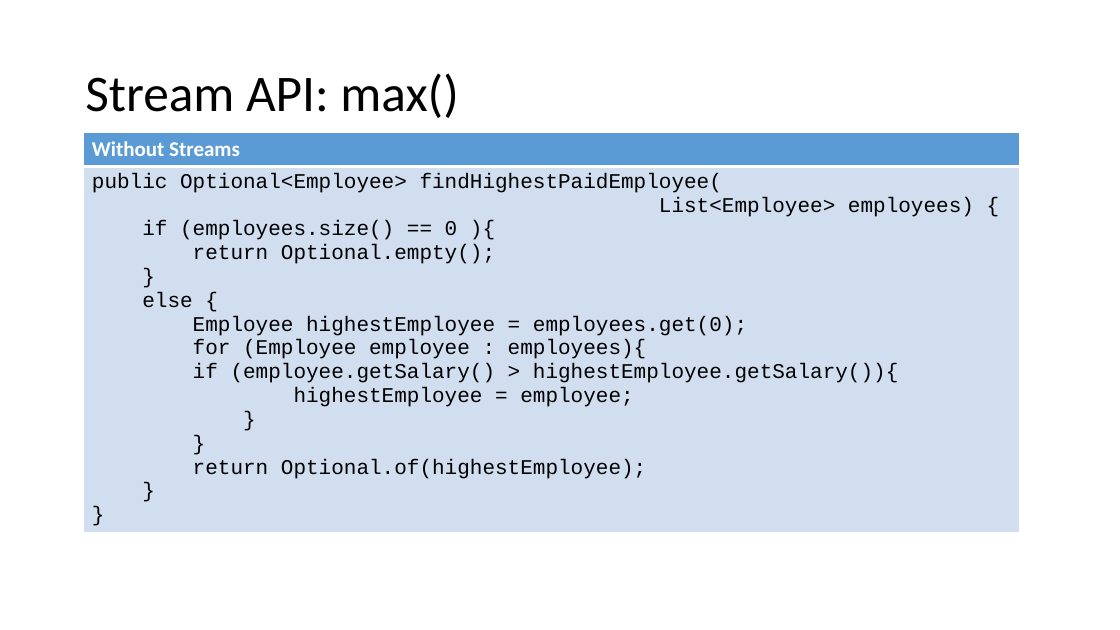
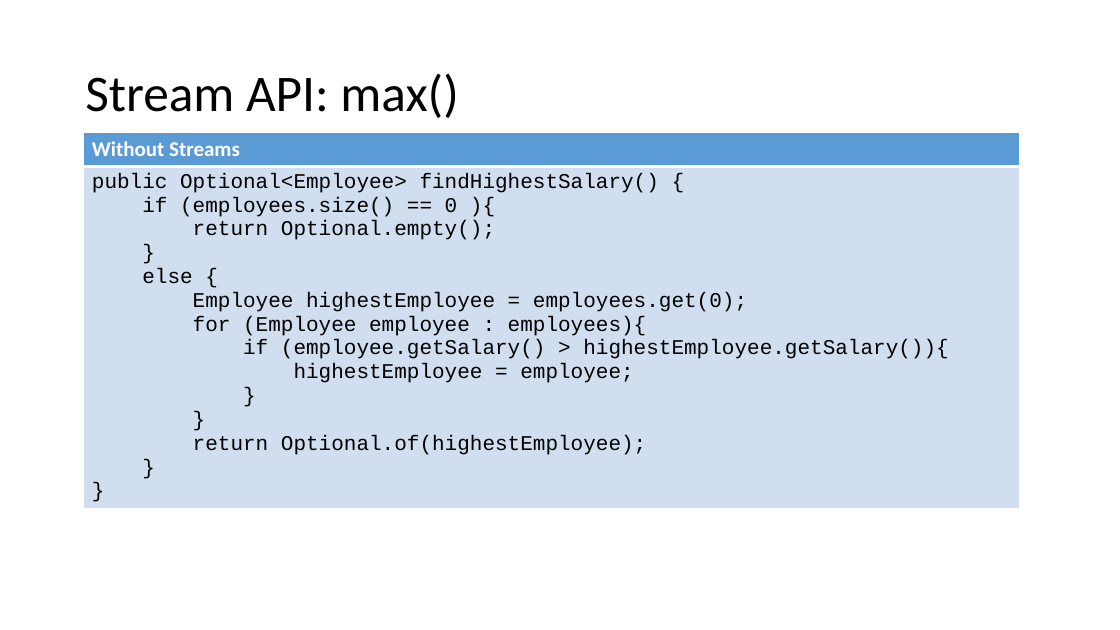
Before and after one commit to jdifebo/java8, a slide deck: slide 25 of presentation.pptx (slide 27 before the commit). Drawn at 1120x630 pixels with LibreOffice and Linux fonts; fonts in the diff are those of the drawing. Boxes give left, top, right and bottom in pixels: in the first picture for what was removed or moved away, otherwise in the second. Text is boxed around its words. In the diff, an @@ line names an element or a change of style, - is before the commit and + after.

```diff
--- a/presentation.pptx
+++ b/presentation.pptx
@@ table at <box>83,133,1019,528</box> @@
-row 2, column 1: public Optional<Employee> findHighestPaidEmployee( / List<Employee> employees) { if (employees.size() == 0 ){ return Optional.empty(); } else { Employee highestEmployee = employees.get(0); for (Employee employee : employees){ if (employee.getSalary() > highestEmployee.getSalary()){ highestEmployee = employee; } } return Optional.of(highestEmployee); } }
+row 2, column 1: public Optional<Employee> findHighestSalary() { if (employees.size() == 0 ){ return Optional.empty(); } else { Employee highestEmployee = employees.get(0); for (Employee employee : employees){ if (employee.getSalary() > highestEmployee.getSalary()){ highestEmployee = employee; } } return Optional.of(highestEmployee); } }
```
Also in this commit, not shown: 15 other slides changed, 1 slide added, 3 other files.
